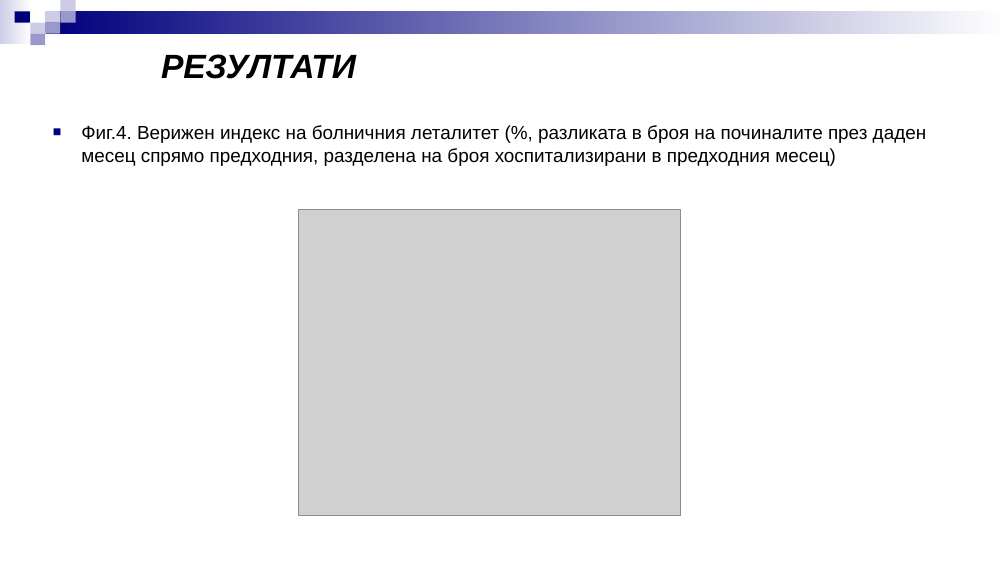
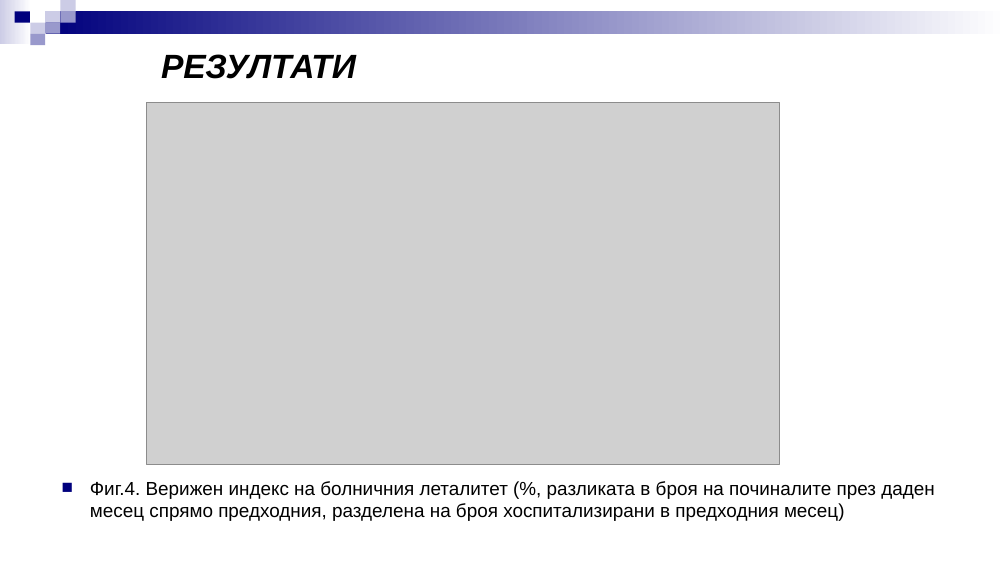
Before and after one commit to kostadinoff/2022-09-15_atanasova_bam, a slide deck: slide 16 of docs/ОМИКРОН-успокоение или предизвикателство-БАМ 2022.ppt. Drawn at 1008x567 pixels with LibreOffice and Linux fonts; fonts in the diff are those of the drawing; grey boxes stand for pictures. Boxes give left, top, right and bottom in pixels: in the first picture for what was removed or moved away, otherwise in the second. Text is boxed around its words. In the diff, an @@ line names an element or a change of style, - is before the commit and + after.

```diff
--- a/docs/ОМИКРОН-успокоение или предизвикателство-БАМ 2022.ppt
+++ b/docs/ОМИКРОН-успокоение или предизвикателство-БАМ 2022.ppt
@@ picture: place and size @@
-picture at (298, 209, 680, 515)
+picture at (147, 103, 778, 465)
@@ text "Фиг.4. Верижен индекс на болничния ...": place and size @@
-text "Фиг.4. Верижен индекс на болничния ..." at (81, 125, 926, 166)
+text "Фиг.4. Верижен индекс на болничния ..." at (90, 481, 934, 521)
```
Also in this commit, not shown: 18 other slides changed, 3 slides added, 2 slides removed, 5 other files.
